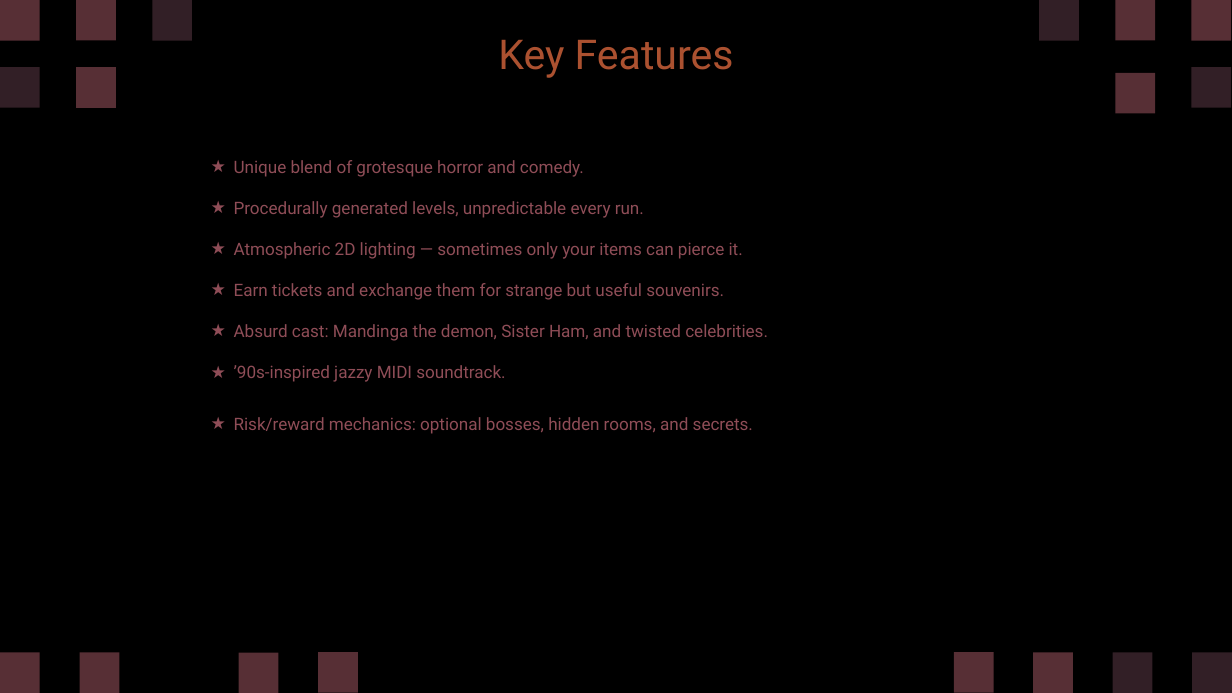
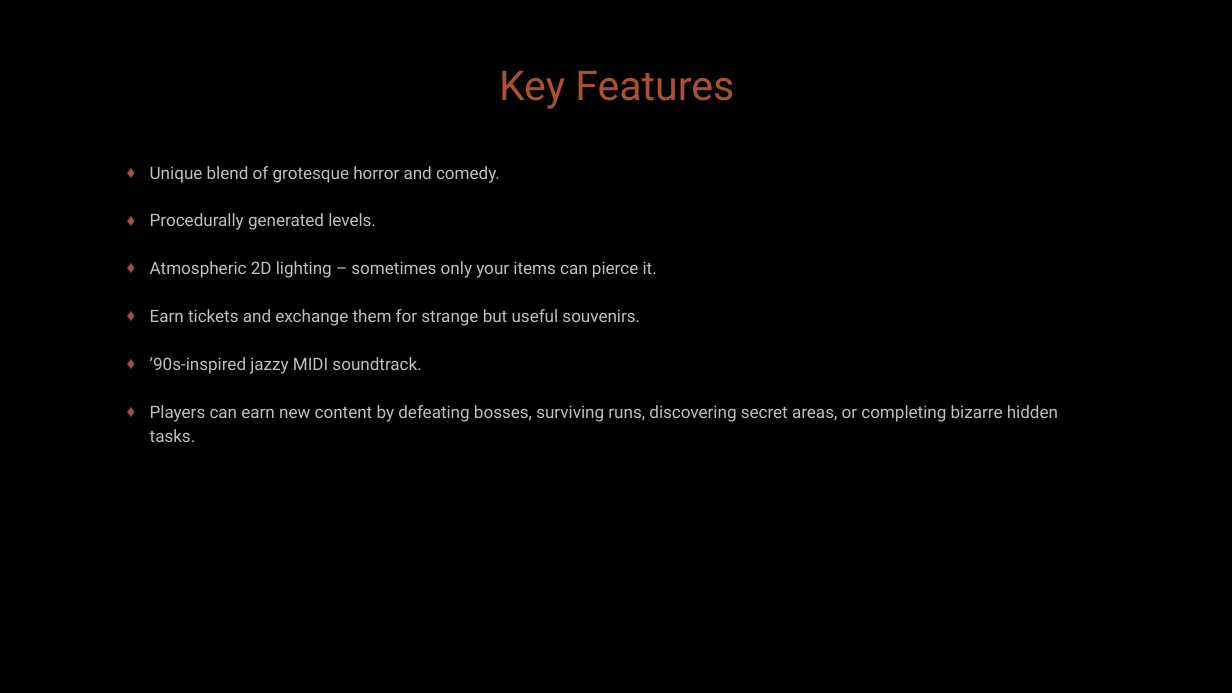
Before and after one commit to diegohcanepa/Remizione, a slide deck: slide 5 of Pitch Deck.pptx (slide 6 before the commit). Drawn at 1232x693 pixels with LibreOffice and Linux fonts; fonts in the diff are those of the drawing; background and template pictures are left out. Boxes give left, top, right and bottom in pixels: in the first picture for what was removed or moved away, otherwise in the second. Text is boxed around its words. In the diff, an @@ line names an element or a change of style, - is before the commit and + after.

```diff
--- a/Pitch Deck.pptx
+++ b/Pitch Deck.pptx
@@ freeform shape removed at (x1=0, y1=0, x2=39, y2=41) @@
@@ freeform shape removed at (x1=76, y1=0, x2=116, y2=41) @@
@@ freeform shape removed at (x1=153, y1=0, x2=192, y2=41) @@
@@ freeform shape removed at (x1=1040, y1=0, x2=1079, y2=41) @@
@@ freeform shape removed at (x1=1115, y1=0, x2=1154, y2=41) @@
@@ freeform shape removed at (x1=1191, y1=0, x2=1231, y2=41) @@
@@ text "Key Features" moved from (x1=498, y1=40, x2=734, y2=78) to (x1=499, y1=71, x2=734, y2=109) @@
@@ freeform shape removed at (x1=0, y1=68, x2=39, y2=108) @@
@@ freeform shape removed at (x1=76, y1=67, x2=116, y2=107) @@
@@ freeform shape removed at (x1=1115, y1=73, x2=1154, y2=113) @@
@@ freeform shape removed at (x1=1191, y1=68, x2=1231, y2=108) @@
@@ subtitle "Unique blend of grotesque horror ..." moved from (x1=234, y1=160, x2=768, y2=434) to (x1=150, y1=166, x2=1058, y2=442) @@
@@ subtitle at (x1=150, y1=166, x2=640, y2=374): text colour #8F4D57 to #BFBFBF in "Unique blend of grotesque horror and comedy.", "Earn tickets and exchange them for strange ...", "’90s-inspired jazzy MIDI soundtrack."; bullet ★ to ♦; line spacing 1 to 14pt; bullet colour #8F4D57 to #AB5130 @@
@@ subtitle at (x1=150, y1=213, x2=657, y2=278): text changed; text colour #8F4D57 to #BFBFBF @@
-★ Procedurally generated levels, unpredictable every run.
-★ Atmospheric 2D lighting — sometimes only your items can pierce it.
+♦ Procedurally generated levels.
+♦ Atmospheric 2D lighting – sometimes only your items can pierce it.
@@ subtitle at (x1=234, y1=324, x2=768, y2=341): paragraph removed @@
-★ Absurd cast: Mandinga the demon, Sister Ham, and twisted celebrities.
@@ subtitle at (x1=150, y1=405, x2=1058, y2=442): text changed; text colour #8F4D57 to #BFBFBF @@
-★ Risk/reward mechanics: optional bosses, hidden rooms, and secrets.
+♦ Players can earn new content by defeating bosses, surviving runs, discovering secret areas, or completing bizarre hidden tasks.
@@ freeform shape removed at (x1=0, y1=653, x2=39, y2=693) @@
@@ freeform shape removed at (x1=80, y1=653, x2=120, y2=693) @@
@@ freeform shape removed at (x1=239, y1=653, x2=278, y2=693) @@
@@ freeform shape removed at (x1=318, y1=652, x2=357, y2=692) @@
@@ freeform shape removed at (x1=954, y1=652, x2=993, y2=692) @@
@@ freeform shape removed at (x1=1034, y1=653, x2=1073, y2=693) @@
@@ freeform shape removed at (x1=1112, y1=653, x2=1152, y2=693) @@
@@ freeform shape removed at (x1=1193, y1=653, x2=1232, y2=693) @@
```
Also in this commit, not shown: 12 other slides changed, 1 slide added, 2 slides removed, 2 other files.
